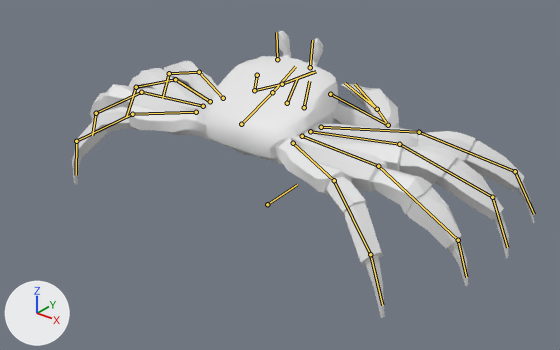
The Blender file Crab_Asset.blend, before and after one commit.
Both versions are drawn from a 50 mm camera at (2.02, -2.54, 1.67) aimed at (0.15, -0.2, 0.23). Arrows for +X, +Y and +Z are at lower left; the lights stay in place. The bones that bend it are drawn over the model as lines. Objects named as collision shapes, trigger or cutter boxes, shadow casters or lower levels of detail are left out.

Names of what the first picture shows: 'Crab_LOD0'.
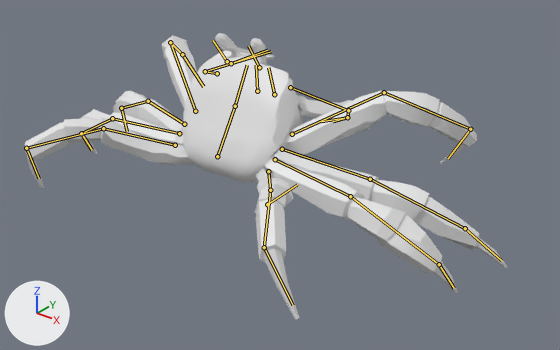
The newer file adds an action. The first version stands in its rest pose; the second is drawn at frame 18 of the action 'Crab Hit'.

What differs and where, as boxes [x1, y1, x2, y2] in the pictures (560 x 350 px):
'Crab_LOD0', posed: before [72, 31, 535, 318]; after [25, 33, 507, 320]
bone 'Spine', root to tip: before (241, 124) to (272, 92); after (217, 156) to (235, 106)
bone 'Claw.2.L', root to tip: before (254, 90) to (282, 84); after (205, 71) to (231, 63)
bone 'Leg2.Middle.2.L', root to tip: before (175, 79) to (136, 87); after (148, 101) to (121, 108)

What the commit changed:
Bone 'CTR.Pincer.R' (bone_ctr_pincer_r) moves from (0.0, 0.0, 0.0) to (-0.038, -0.183, 0.027).
Bone 'Pincer.Pole.R' (bone_pincer_pole_r) moves from (0.0, 0.0, 0.0) to (-0.087, -0.233, 0.111).
Bone 'CTR.Pincer.L' (bone_ctr_pincer_l) moves from (0.0, 0.0, 0.0) to (-0.149, -0.195, 0.152).
Bone 'Pincer.Pole.L' (bone_pincer_pole_l) moves from (0.0, 0.0, 0.0) to (-0.103, -0.103, -0.012).
Bone 'Ik.Ctrl.R.Leg.1' (bone_ik_ctrl_r_leg_1) moves from (0.0, 0.0, 0.0) to (0.044, -0.384, 0.157).
Bone 'Ik.Ctrl.R.Leg.2' (bone_ik_ctrl_r_leg_2) moves from (0.0, 0.0, 0.0) to (-0.012, -0.02, -0.074).
Bone 'Ik.Ctrl.R.Leg.3' (bone_ik_ctrl_r_leg_3) moves from (0.0, 0.0, 0.0) to (0.005, -0.04, -0.063).
Bone 'Ik.Ctrl.R.Leg.4' (bone_ik_ctrl_r_leg_4) moves from (0.0, 0.0, 0.0) to (0.4, -0.114, 0.147).
Bone 'Ik.Ctrl.L.Leg.1' (bone_ik_ctrl_l_leg_1) moves from (0.0, 0.0, 0.0) to (-0.073, -0.398, 0.178).
Bone 'Ik.Ctrl.L.Leg.2' (bone_ik_ctrl_l_leg_2) moves from (0.0, 0.0, 0.0) to (-0.021, -0.019, -0.074).
Bone 'Ik.Ctrl.L.Leg.3' (bone_ik_ctrl_l_leg_3) moves from (0.0, 0.0, 0.0) to (-0.027, -0.021, -0.068).
Bone 'Ik.Ctrl.L.Leg.4' (bone_ik_ctrl_l_leg_4) moves from (0.0, 0.0, 0.0) to (-0.29, -0.133, 0.11).
Bone 'Spine' (bone_spine) moves from (0.0, 0.0, 0.0) to (-0.013, -0.168, -0.046).
Bone 'Spine' (bone_spine) turns from (0, 0, 0) to (34, -4, 0) degrees about its own x, y and z.
Bone 'Claw.2.L' (bone_claw_2_l) turns from (0, 0, 0) to (-23, 4, 43) degrees about its own x, y and z.
Bone 'Leg2.Middle.2.L' (bone_leg2_middle_2_l) turns from (0, 0, 0) to (-1, 1, -1) degrees about its own x, y and z.
